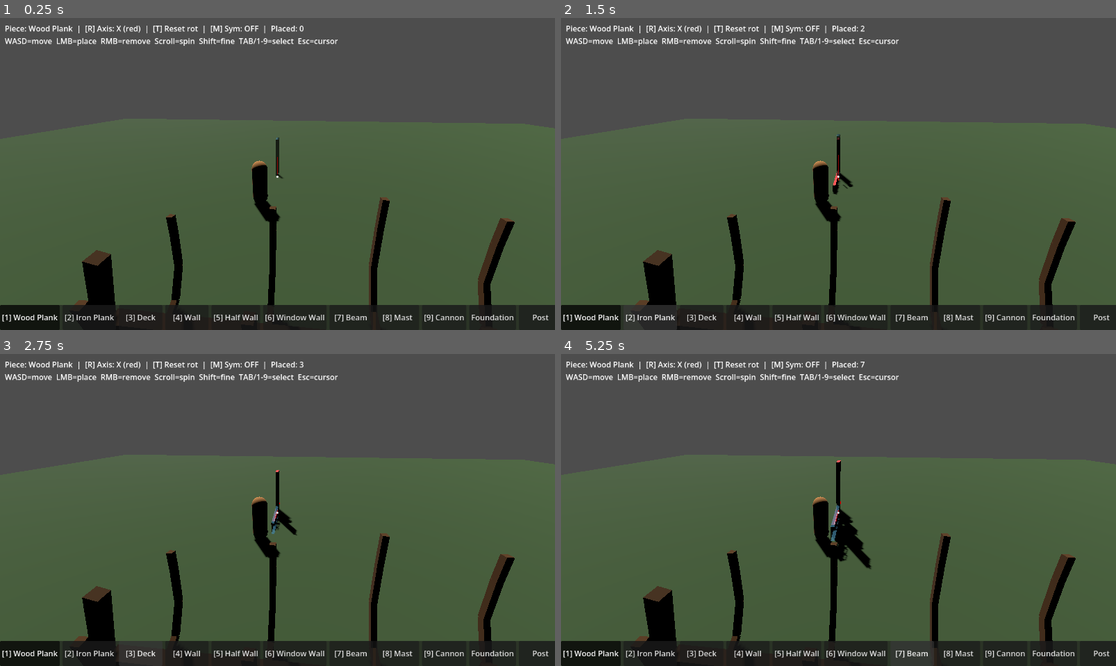
Above: before the commit, frames 1-4 (two rows, left to right).
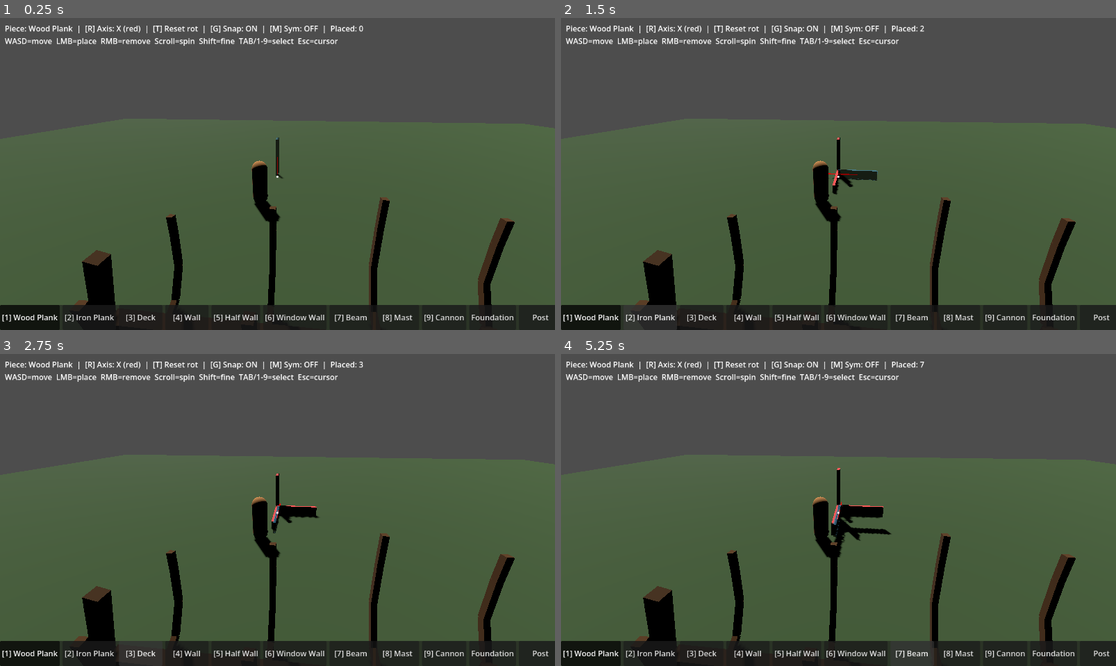
Above: after the commit, the same moments.

Repository: memlocator/flags_ahead
Game: Godot game, scene res://scenes/game.tscn
Same seed, same stepped clock (60 frames per second), same inputs: the game is played once before the commit and once after it. This scene is started directly instead of the project's main scene.
Inputs:
- Up to frame 1 (0.25 s): no input
- Up to frame 2 (1.5 s): click "[1] Wood Plank" at 0.5 s; click "[2] Iron Plank" at 1.25 s
- Up to frame 3 (2.75 s): click "[3] Deck" at 2 s
- Up to frame 4 (5.25 s): click "[4] Wall" at 2.75 s; click "[5] Half Wall" at 3.5 s; click "[6] Window Wall" at 4.25 s; click "[7] Beam" at 5 s

The runs differ from the first frame. In frame 1, 0.3% of the frame differs, in the area x 38-66%, y 2-5%; in frame 2, 0.5%; in frame 3, 0.7%; in frame 4, 1.2%, in the area x 38-66%, y 2-70%.

Commit message:
Generalize snapping to all surface-tangent axes, add toggle
- snap_to_edges replaces snap_vertical: snaps along the two axes tangent
  to the hit surface, skipping the axis aligned with the normal
- Uses world-space AABB extents of the placed piece's actual basis
- _collect_edges returns edge positions for all three axes
- G key toggles snapping on/off, shown in HUD

Diff:
--- a/scripts/build_system.gd
+++ b/scripts/build_system.gd
@@ -22,6 +22,7 @@
 
 # Symmetry — reflects placements across a plane defined by origin + normal
 var symmetry_enabled: bool = false
+var snapping_enabled: bool = true
 var symmetry_origin: Vector3 = Vector3.ZERO
 var symmetry_normal: Vector3 = Vector3(0, 0, 1)  # Z=0 plane (ship centerline)
 
@@ -141,9 +142,6 @@
 	var fa: int         = def.get("face_axis", 2)
 	var h_out           := BuildUtils.half_out(sz, fa)
 
-	if absf(hit_normal.y) < 0.9:
-		hit_point = BuildUtils.snap_vertical(hit_point, sz, _collect_edge_ys())
-
 	_current_normal = hit_normal
 
 	# Compute base orientation; slerp smooth spin toward target
@@ -151,6 +149,10 @@
 	var target_rot   := Basis(base.z, _target_rots[2]) * Basis(base.y, _target_rots[1]) * Basis(base.x, _target_rots[0])
 	_smooth_spin_rot  = _smooth_spin_rot.slerp(target_rot, minf(delta * rotation_smooth, 1.0))
 	var spin_rot     := _smooth_spin_rot
+
+	# Snap along surface-tangent axes using the piece's world-space extents
+	if snapping_enabled:
+		hit_point = BuildUtils.snap_to_edges(hit_point, hit_normal, sz, spin_rot * base, _collect_edges())
 
 	# Active axis indicator direction (whichever axis is currently selected)
 	var spin_local := Vector3.RIGHT if rot_axis_index == 0 else (Vector3.UP if rot_axis_index == 1 else Vector3.BACK)
@@ -205,6 +207,9 @@
 				_target_rots[0] = 0.0; _target_rots[1] = 0.0; _target_rots[2] = 0.0
 				_smooth_spin_rot = Basis.IDENTITY
 				_smooth_mirror_spin_rot = Basis.IDENTITY
+				return
+			KEY_G:
+				snapping_enabled = not snapping_enabled
 				return
 			KEY_M:
 				symmetry_enabled = not symmetry_enabled
@@ -286,20 +291,22 @@
 		stability.compute(placed_pieces)
 
 
-func _collect_edge_ys() -> Array[float]:
-	var edges: Array[float] = []
+func _collect_edges() -> Array:
+	var edges: Array = [[], [], []]
 
 	var keel_group := ship_root.get_node_or_null("KeelGroup") as Node3D
 	if keel_group:
 		for child: Node in keel_group.get_children():
 			if child is StaticBody3D:
-				edges.append_array(BuildUtils.body_edge_ys(child as StaticBody3D))
+				for axis in 3:
+					edges[axis].append_array(BuildUtils.body_edges_on_axis(child as StaticBody3D, axis))
 
 	for piece: ShipPiece in placed_pieces:
-		var sz: Vector3 = PieceDefs.DEFS[piece.piece_type].size
+		var psz: Vector3 = PieceDefs.DEFS[piece.piece_type].size
 		var b := piece.global_basis
-		var half_y := absf(b.x.y) * sz.x * 0.5 + absf(b.y.y) * sz.y * 0.5 + absf(b.z.y) * sz.z * 0.5
-		edges.append(piece.global_position.y + half_y)
-		edges.append(piece.global_position.y - half_y)
+		for axis in 3:
+			var half := absf(b.x[axis]) * psz.x * 0.5 + absf(b.y[axis]) * psz.y * 0.5 + absf(b.z[axis]) * psz.z * 0.5
+			edges[axis].append(piece.global_position[axis] + half)
+			edges[axis].append(piece.global_position[axis] - half)
 
 	return edges
--- a/scripts/build_utils.gd
+++ b/scripts/build_utils.gd
@@ -27,32 +27,46 @@
 
 const SNAP_THRESHOLD := 0.22
 
-# Snap hit_point.y so piece top/bottom aligns with a nearby edge.
-static func snap_vertical(hit_point: Vector3, size: Vector3, edge_ys: Array[float]) -> Vector3:
-	var half_y := size.y / 2.0
-	var best_y := hit_point.y
-	var best_dist := SNAP_THRESHOLD
-
-	for edge_y: float in edge_ys:
-		for candidate: float in [edge_y + half_y, edge_y - half_y]:
-			var d := absf(hit_point.y - candidate)
-			if d < best_dist:
-				best_dist = d
-				best_y = candidate
-
-	return Vector3(hit_point.x, best_y, hit_point.z)
-
-
-# Collect top/bottom Y edges from a StaticBody3D with a BoxShape3D child.
-static func body_edge_ys(body: StaticBody3D) -> Array[float]:
+# Collect edges of a StaticBody3D (BoxShape3D child) along a world axis (0=X,1=Y,2=Z).
+static func body_edges_on_axis(body: StaticBody3D, axis: int) -> Array[float]:
 	var edges: Array[float] = []
 	for child: Node in body.get_children():
 		if child is CollisionShape3D and child.shape is BoxShape3D:
-			var half_y := (child.shape as BoxShape3D).size.y / 2.0
-			edges.append(body.global_position.y + half_y)
-			edges.append(body.global_position.y - half_y)
+			var sz  := (child.shape as BoxShape3D).size
+			var b   := body.global_basis
+			var half := absf(b.x[axis]) * sz.x * 0.5 + absf(b.y[axis]) * sz.y * 0.5 + absf(b.z[axis]) * sz.z * 0.5
+			edges.append(body.global_position[axis] + half)
+			edges.append(body.global_position[axis] - half)
 			break
 	return edges
+
+
+# Snap hit_point along the two surface-tangent axes (skip the axis most aligned
+# with hit_normal). Uses the new piece's world-space basis for correct extents.
+static func snap_to_edges(hit_point: Vector3, hit_normal: Vector3,
+		size: Vector3, new_basis: Basis, edges: Array) -> Vector3:
+	# Determine which axis to skip (the one most aligned with the surface normal)
+	var skip := 0
+	if absf(hit_normal[1]) > absf(hit_normal[skip]): skip = 1
+	if absf(hit_normal[2]) > absf(hit_normal[skip]): skip = 2
+
+	var result := hit_point
+	for axis in 3:
+		if axis == skip:
+			continue
+		var half := (absf(new_basis.x[axis]) * size.x
+				+ absf(new_basis.y[axis]) * size.y
+				+ absf(new_basis.z[axis]) * size.z) * 0.5
+		var best      := result[axis]
+		var best_dist := SNAP_THRESHOLD
+		for edge: float in edges[axis]:
+			for candidate: float in [edge + half, edge - half]:
+				var d := absf(result[axis] - candidate)
+				if d < best_dist:
+					best_dist = d
+					best = candidate
+		result[axis] = best
+	return result
 
 
 # --- Symmetry / reflection ---
--- a/scripts/game.gd
+++ b/scripts/game.gd
@@ -58,10 +58,11 @@
 		if build_system.selected_piece != &"" else "—"
 	var count: int  = build_system.placed_pieces.size()
 	var sym         := "ON" if build_system.symmetry_enabled else "OFF"
+	var snap        := "ON" if build_system.snapping_enabled else "OFF"
 	const AXIS_NAMES := ["X (red)", "Y (green)", "Z (blue)"]
 	var axis_label: String = AXIS_NAMES[build_system.rot_axis_index] if build_system.selected_piece != &"" else "—"
-	hud_label.text  = "Piece: %s  |  [R] Axis: %s  |  [T] Reset rot  |  [M] Sym: %s  |  Placed: %d\nWASD=move  LMB=place  RMB=remove  Scroll=spin  Shift=fine  TAB/1-9=select  Esc=cursor" \
-		% [piece_label, axis_label, sym, count]
+	hud_label.text  = "Piece: %s  |  [R] Axis: %s  |  [T] Reset rot  |  [G] Snap: %s  |  [M] Sym: %s  |  Placed: %d\nWASD=move  LMB=place  RMB=remove  Scroll=spin  Shift=fine  TAB/1-9=select  Esc=cursor" \
+		% [piece_label, axis_label, snap, sym, count]
 
 
 func _on_piece_placed(_piece: ShipPiece) -> void:
